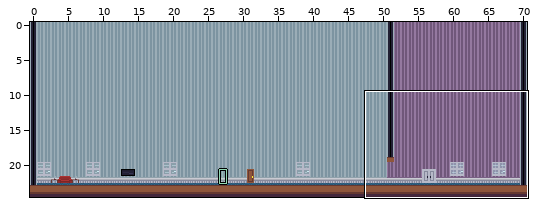
An edit to a level. LDtk project, src/commonMain/resources/world.ldtk. The first picture is a wide view before the edit; the outline marks the close-up.
Close-up. Before the commit:
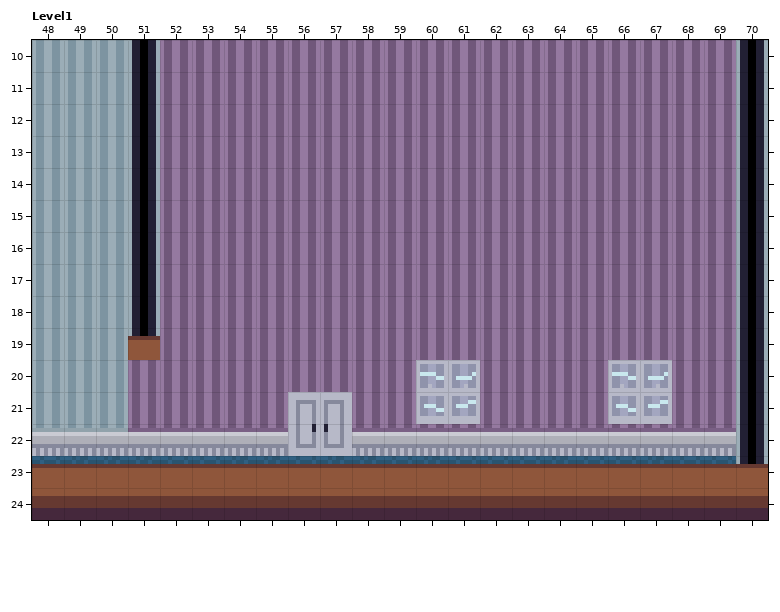
Cells are 8x8 px. Shown: Level1 x 48..70, y 10..24. The commit also changed other parts of the map, which this record leaves out.
Once edited:
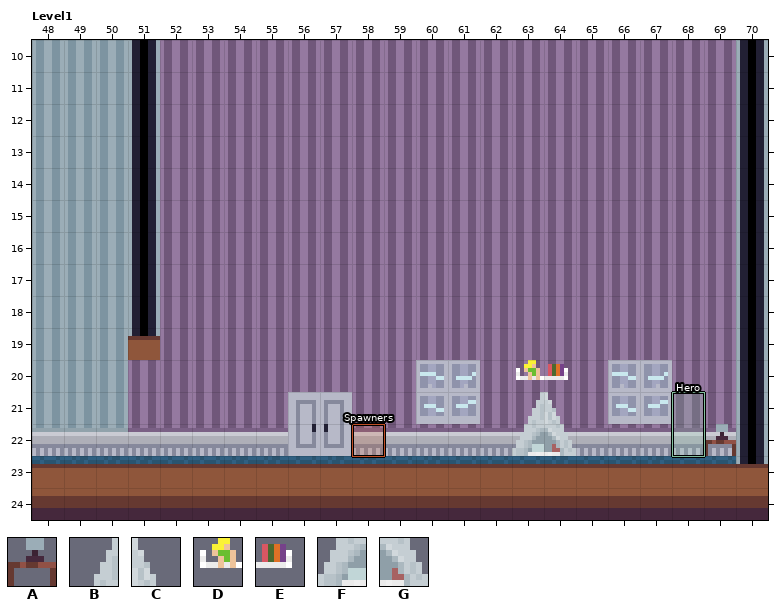
Key: from "Tiles": A 128, B 200, C 201, D 256, E 257, F 264, G 265.
_ is an empty cell.
Objects are placed by their top-left corner, in cells (3,4 is the top-left corner of cell 3,4); size is 1x1 cell unless given.
Log entry: add enemy spawner
Change:
{"where": "layer \"BackgroundObjects\""}
{"y":20,"x":63,"old":"__","new":"DE"}
{"y":21,"x":63,"old":"__","new":"BC"}
{"y":22,"x":63,"old":"__","new":"FG"}
{"y":22,"x":69,"old":"_","new":"A"}
{"where": "layer \"Entities\""}
{"was": "outside this view", "now": "\"Hero\" rectangle at 68,21 size 1x2"}
{"now": "\"Spawners\" rectangle at 58,22"}
